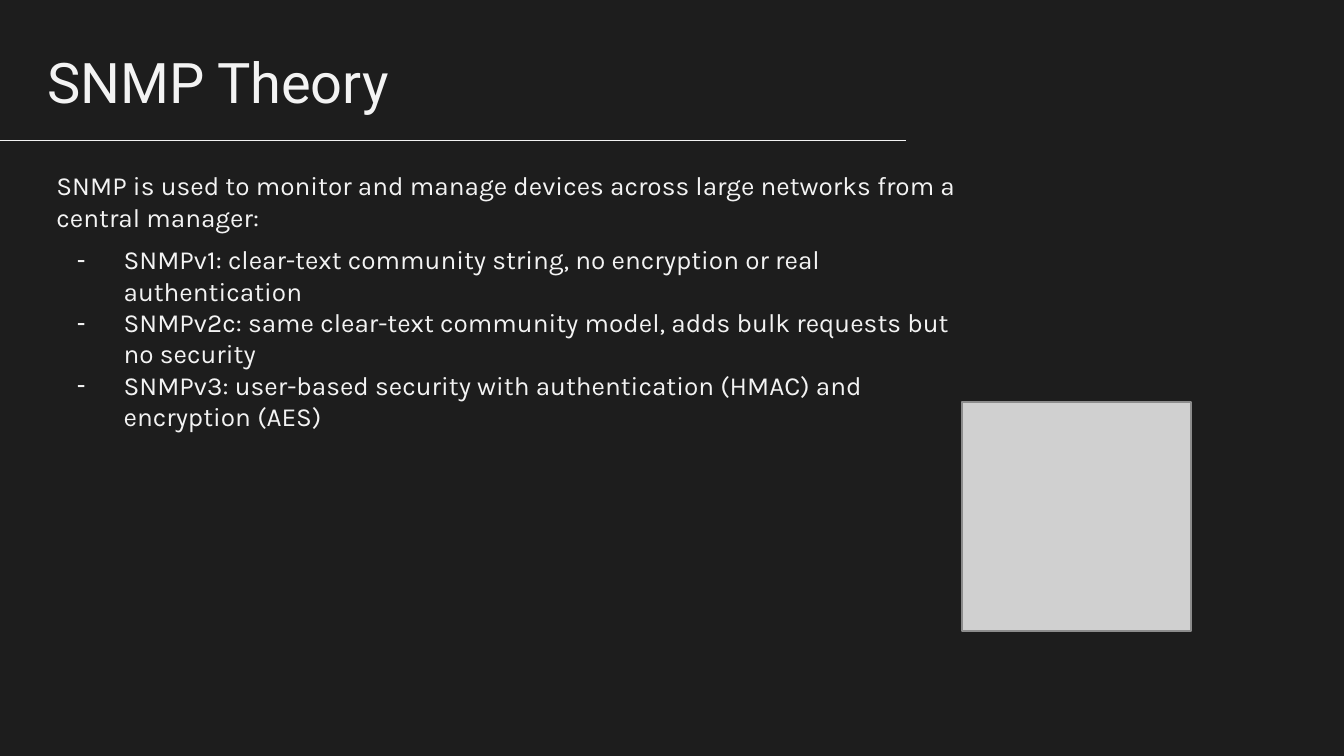
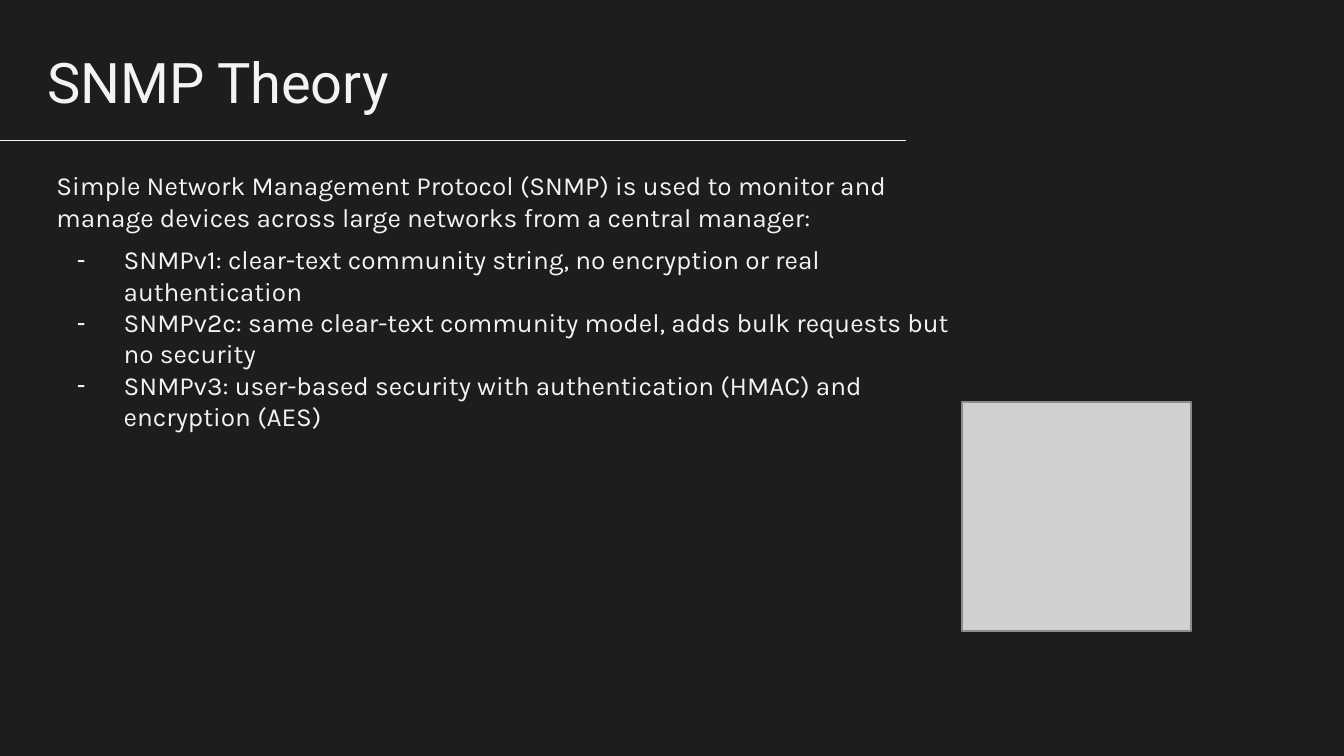
Before and after one commit to nico989/ProtocolsSecurityAssessmentUnitn, a slide deck: slide 26 of ProtocolsSecurityAssessmentUnitn.pptx. Drawn at 1344x756 pixels with LibreOffice and Linux fonts; fonts in the diff are those of the drawing; grey boxes stand for pictures. Boxes give left, top, right and bottom in pixels: in the first picture for what was removed or moved away, otherwise in the second. Text is boxed around its words. In the diff, an @@ line names an element or a change of style, - is before the commit and + after.

Commit message:
Update slides.

```diff
--- a/ProtocolsSecurityAssessmentUnitn.pptx
+++ b/ProtocolsSecurityAssessmentUnitn.pptx
@@ title at [56, 176, 886, 233]: text changed @@
-SNMP is used to monitor and manage devices across large networks from a central manager:
+Simple Network Management Protocol (SNMP) is used to monitor and manage devices across large networks from a central manager:
```
Also in this commit, not shown: 1 other slide changed.
